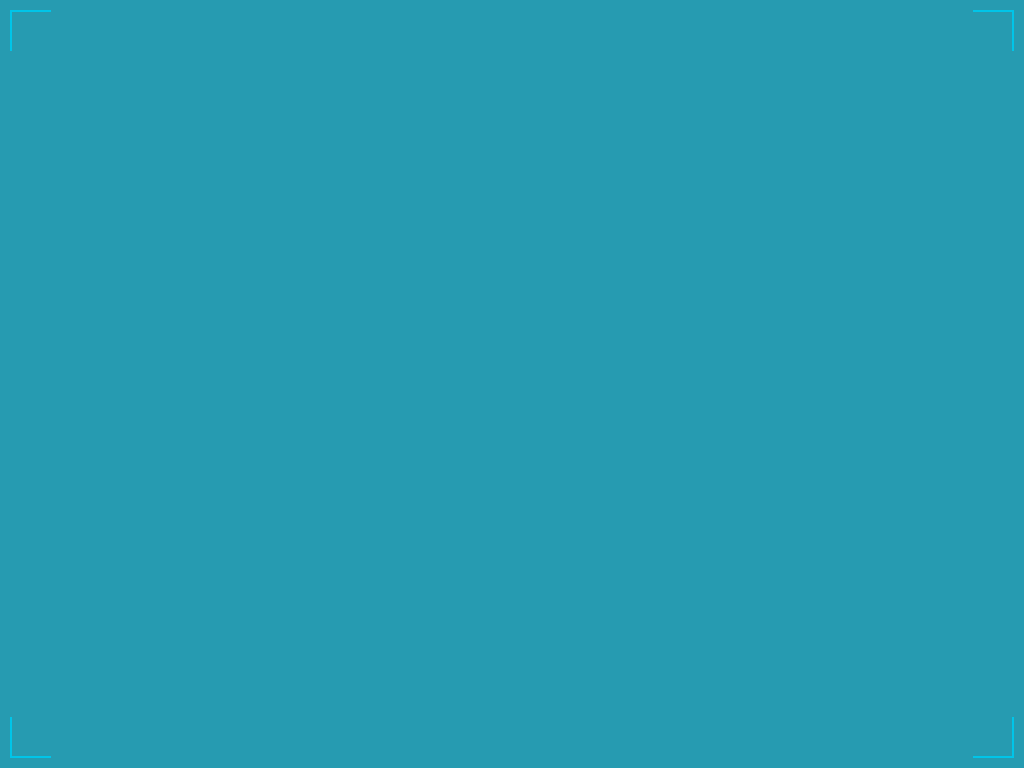
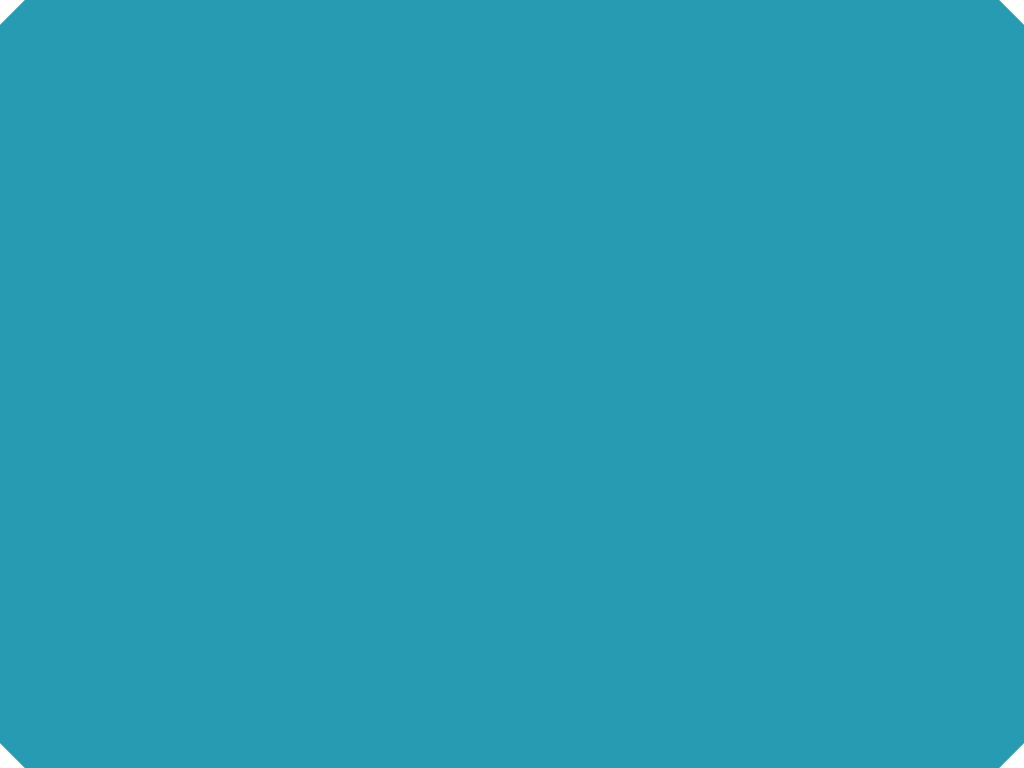
Layers edited between the first and the second 1024 × 768 image:
hid "other" over [10, 10, 1014, 758]
painted on "background" over [0, 0, 1024, 768]
